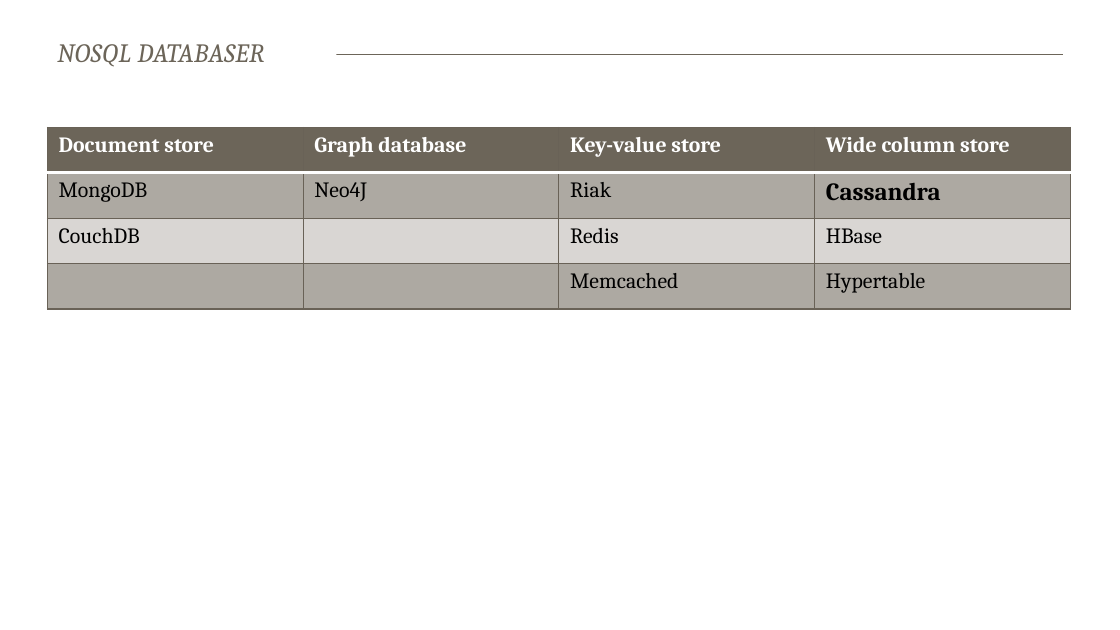
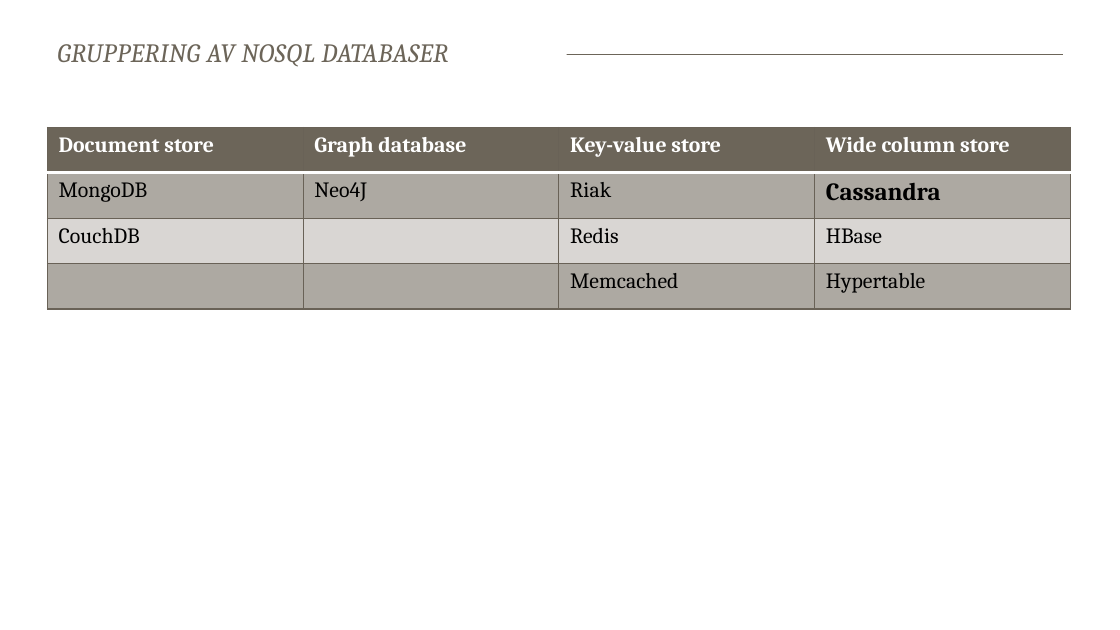
Before and after one commit to baakind/cassandra-workshop, a slide deck: slide 3 of intro.pptx. Drawn at 1120x630 pixels with LibreOffice and Linux fonts; fonts in the diff are those of the drawing. Boxes give left, top, right and bottom in pixels: in the first picture for what was removed or moved away, otherwise in the second. Text is boxed around its words. In the diff, an @@ line names an element or a change of style, - is before the commit and + after.

```diff
--- a/intro.pptx
+++ b/intro.pptx
@@ title at (57, 44, 449, 67): text changed @@
-NOSQL DATABASER
+GRUPPERING AV NOSQL DATABASER
```
Also in this commit, not shown: 5 other slides changed.
